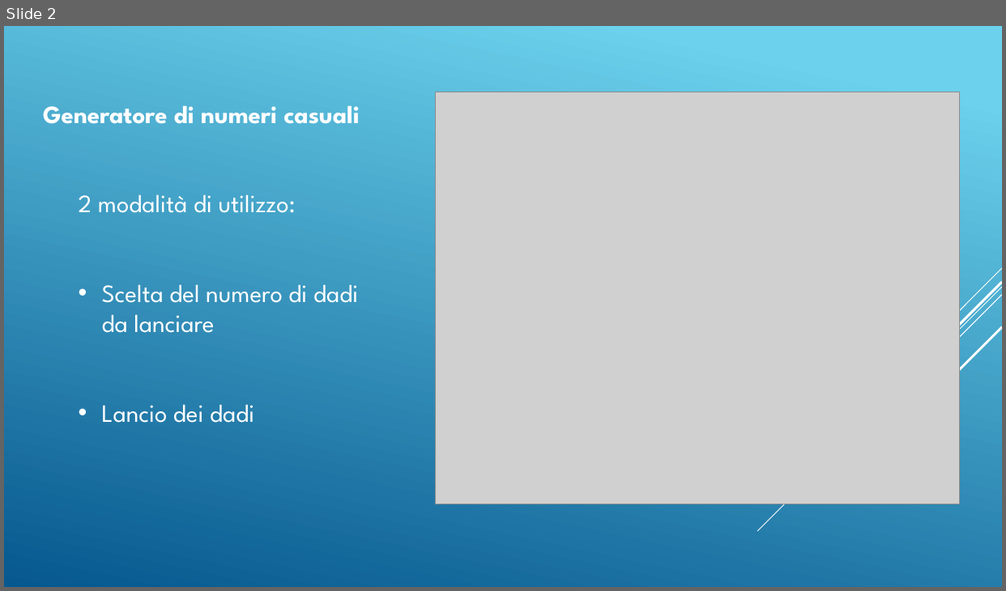
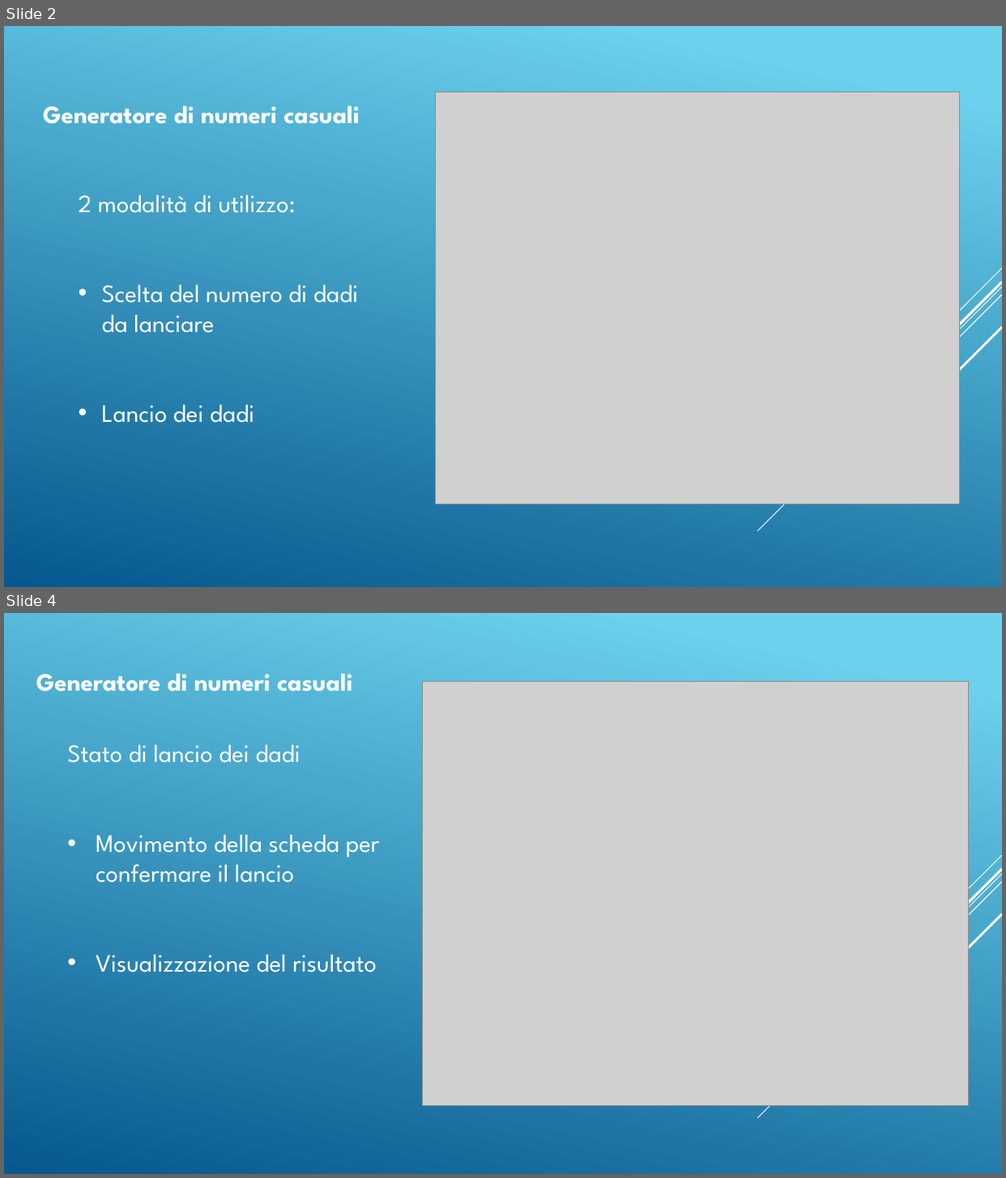
Before and after one commit to DaddaOperator/STM-Micro-Exercises-PLSD-, a slide deck: PresentazioneOfficial.pptx. Shown one above the other, each under a label of ours: slide 2 before the commit, slides 2 and 4 after it; the slides between them are not shown. The pictures are 1006x591 and 1006x1178 pixels, drawn with LibreOffice and Linux fonts; fonts in the diff are those of the drawing; grey boxes stand for pictures. Boxes give left, top, right and bottom in pixels: in the first picture for what was removed or moved away, otherwise in the second. Text is boxed around its words. In the diff, an @@ line names an element or a change of style, - is before the commit and + after.

```diff
--- a/PresentazioneOfficial.pptx
+++ b/PresentazioneOfficial.pptx
@@ slide 4 added at [4, 613, 1002, 1174], background gradient #6ED2EB to #06588E; not listed: 5 template elements that a slide beside it also shows @@
@@ text added at [36, 674, 352, 692], 24 pt, text #FFFFFF, bold @@
+Generatore di numeri casuali
@@ picture added at [423, 682, 969, 1106] @@
@@ text added at [67, 745, 380, 973], 24 pt, text #FFFFFF @@
+Stato di lancio dei dadi
+• Movimento della scheda per confermare il lancio
+• Visualizzazione del risultato
```
Also in this commit, not shown: 5 other slides added.
